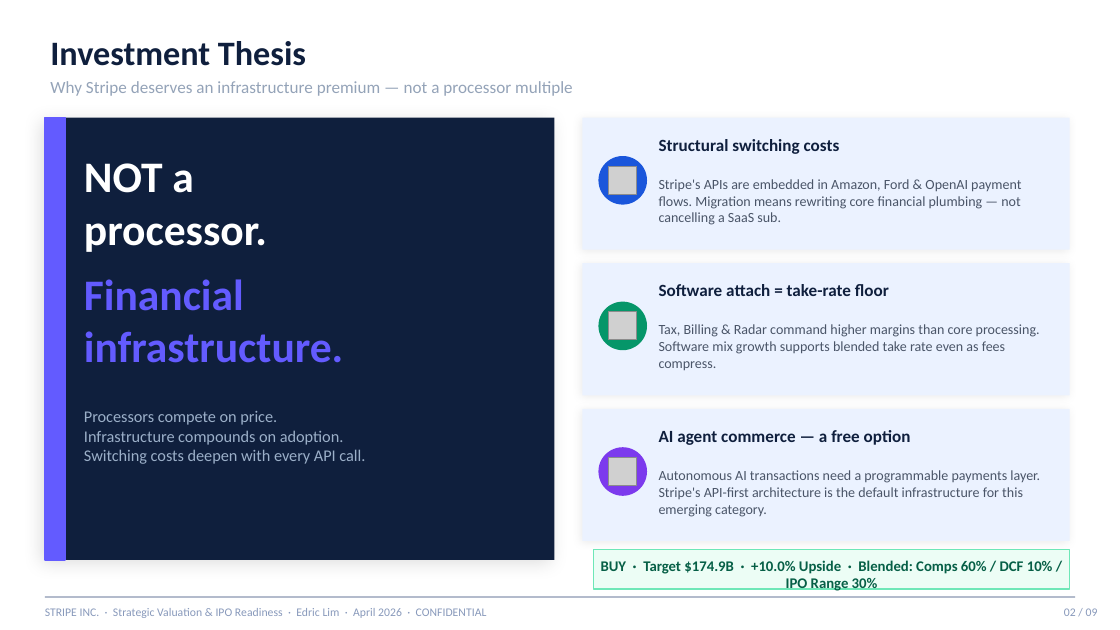
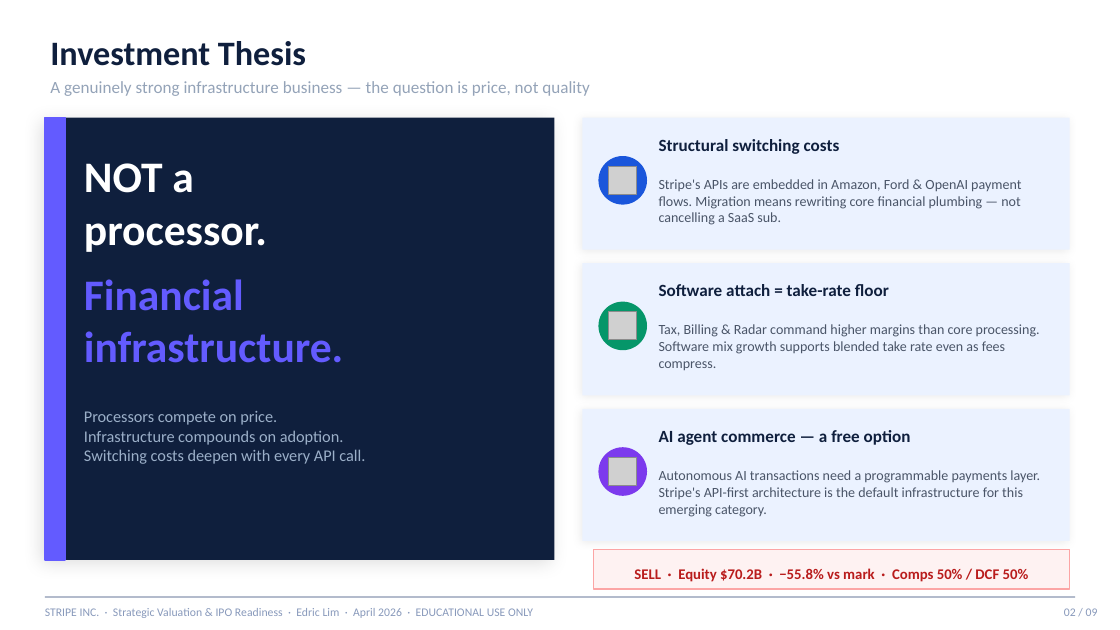
Before and after one commit to edricwidjajaliem-ux/edric, a slide deck: slide 2 of files/Stripe_Pitch_Deck_-_Edric_Lim.pptx. Drawn at 1120x630 pixels with LibreOffice and Linux fonts; fonts in the diff are those of the drawing; grey boxes stand for pictures. Boxes give left, top, right and bottom in pixels: in the first picture for what was removed or moved away, otherwise in the second. Text is boxed around its words. In the diff, an @@ line names an element or a change of style, - is before the commit and + after.

```diff
--- a/files/Stripe_Pitch_Deck_-_Edric_Lim.pptx
+++ b/files/Stripe_Pitch_Deck_-_Edric_Lim.pptx
@@ text at (50,81,590,96): text changed @@
-Why Stripe deserves an infrastructure premium — not a processor multiple
+A genuinely strong infrastructure business — the question is price, not quality
@@ rectangle at (594,550,1070,589): fill #ECFDF5 to #FEF2F2; outline #6EE7B7 1 pt to #FCA5A5 1 pt @@
@@ text at (634,568,1029,582): text changed; text colour #065F46 to #B91C1C @@
-BUY · Target $174.9B · +10.0% Upside · Blended: Comps 60% / DCF 10% / IPO Range 30%
+SELL · Equity $70.2B · −55.8% vs mark · Comps 50% / DCF 50%
@@ text at (45,608,533,618): text changed @@
-STRIPE INC. · Strategic Valuation & IPO Readiness · Edric Lim · April 2026 · CONFIDENTIAL
+STRIPE INC. · Strategic Valuation & IPO Readiness · Edric Lim · April 2026 · EDUCATIONAL USE ONLY
```
Also in this commit, not shown: 8 other slides changed, 3 other files.
